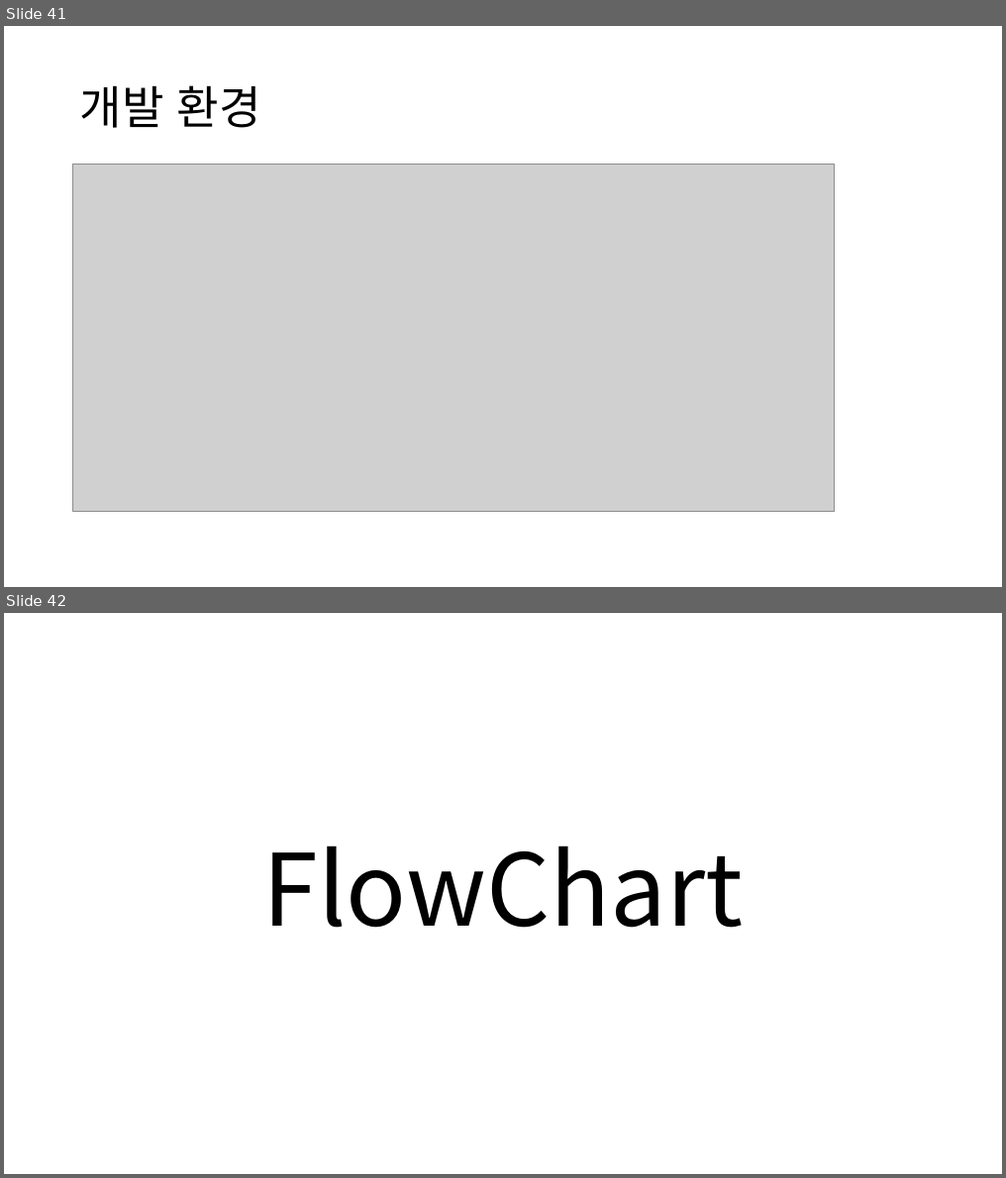
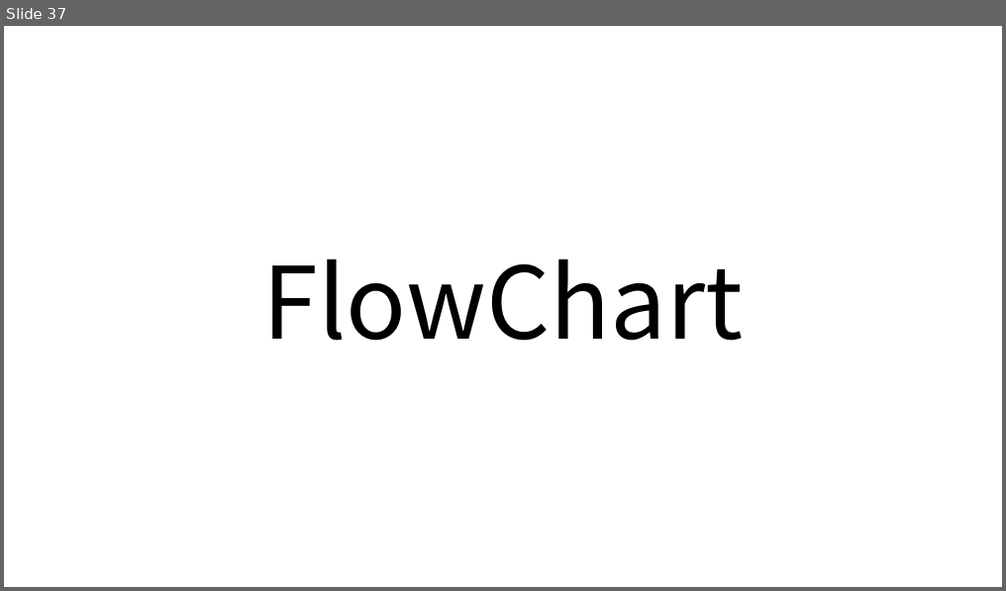
Before and after one commit to gunwooKim-Korea/network-fuzzer, a slide deck: networkfuzzer/Network fuzzer.pptx. Shown one above the other, each under a label of ours: slides 41 and 42 before the commit, slide 37 after it. The pictures are 1006x1178 and 1006x591 pixels, drawn with LibreOffice and Linux fonts; fonts in the diff are those of the drawing; grey boxes stand for pictures. Boxes give left, top, right and bottom in pixels: in the first picture for what was removed or moved away, otherwise in the second. Text is boxed around its words. In the diff, an @@ line names an element or a change of style, - is before the commit and + after.

```diff
--- a/networkfuzzer/Network fuzzer.pptx
+++ b/networkfuzzer/Network fuzzer.pptx
@@ slide 41 removed at (4,26,1002,587), background #FFFFFF @@
@@ title removed at (80,85,261,128) @@
-개발 환경
@@ picture removed at (73,165,835,512) @@
@@ what was slide 42 is now slide 37 @@
```
Also in this commit, not shown: 3 slides changed, 6 slides added, 4 other slides removed.
